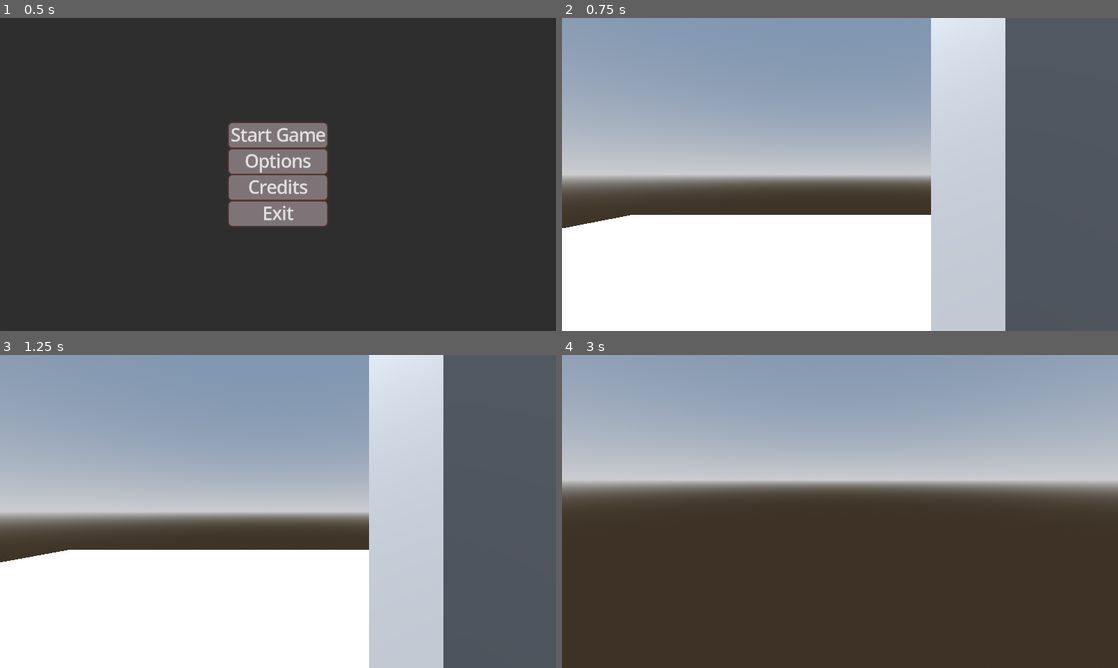
Above: before the commit, frames 1-4 (two rows, left to right).
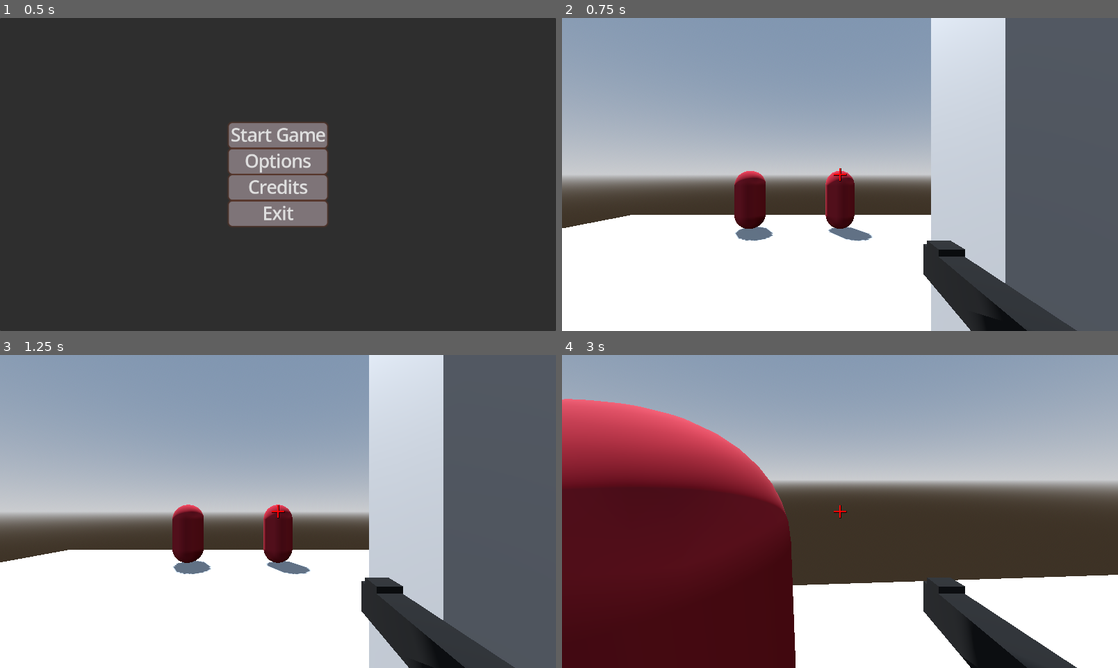
Above: after the commit, the same moments.

Repository: Redii9/Projekt_Gra_FPS
Game: Godot game, scene res://Scenes/menu.tscn
Same seed, same stepped clock (60 frames per second), same inputs: the game is played once before the commit and once after it.
Inputs (mouse positions are in pixels of both pictures, inside the frame that each line leads up to):
- Up to frame 1 (0.5 s): no input
- Up to frame 2 (0.75 s): click "Start Game" at 0.5 s
- Up to frame 3 (1.25 s): no input
- Up to frame 4 (3 s): tap Enter at 1.25 s; move the mouse to (867, 511) at 1.27 s; hold W (forward) from 1.28 s (still down); click (867, 511) at 1.35 s; tap Space (jump) at 1.52, 2.27 s; move the mouse to (812, 511) at 2.02 s; click (812, 511) at 2.1 s; move the mouse to (851, 505) at 2.77 s; click (851, 505) at 2.85 s

Frame 1 is identical in both runs. In frame 2, 6.0% of the frame differs, in the area x 31-93%, y 48-100%; in frame 3, 6.0%; in frame 4, 46%, in the area x 0-100%, y 14-100%.

Commit message:
Raycast
- Dodano raycasting
- Dodano obsługe strzału i mechanike pokonania wroga
- Dodano obiekt wroga
- Dodano obiekt broni

Diff:
--- /dev/null
+++ b/Scenes/enemy.tscn
@@ -0,0 +1,20 @@
+[gd_scene load_steps=5 format=3 uid="uid://bpnwh7rwbstoq"]
+
+[ext_resource type="Script" uid="uid://b7l38iw7ee0rh" path="res://Scripts/enemy.gd" id="1_hghv2"]
+
+[sub_resource type="StandardMaterial3D" id="StandardMaterial3D_hghv2"]
+albedo_color = Color(0.521269, 0, 0.122374, 1)
+
+[sub_resource type="CapsuleMesh" id="CapsuleMesh_1f0kj"]
+material = SubResource("StandardMaterial3D_hghv2")
+
+[sub_resource type="CapsuleShape3D" id="CapsuleShape3D_afpow"]
+
+[node name="Enemy" type="CharacterBody3D" groups=["enemy"]]
+script = ExtResource("1_hghv2")
+
+[node name="MeshInstance3D" type="MeshInstance3D" parent="."]
+mesh = SubResource("CapsuleMesh_1f0kj")
+
+[node name="CollisionShape3D" type="CollisionShape3D" parent="."]
+shape = SubResource("CapsuleShape3D_afpow")
--- /dev/null
+++ b/Scenes/gun.tscn
@@ -0,0 +1,20 @@
+[gd_scene load_steps=4 format=3 uid="uid://6akga4dvv420"]
+
+[sub_resource type="StandardMaterial3D" id="StandardMaterial3D_3dt2y"]
+albedo_color = Color(0, 0, 0, 1)
+
+[sub_resource type="BoxMesh" id="BoxMesh_3dt2y"]
+material = SubResource("StandardMaterial3D_3dt2y")
+
+[sub_resource type="BoxMesh" id="BoxMesh_nxj5y"]
+material = SubResource("StandardMaterial3D_3dt2y")
+
+[node name="Gun" type="Node3D"]
+
+[node name="MeshInstance3D" type="MeshInstance3D" parent="."]
+transform = Transform3D(0.0874328, 0, 0, 0, 0.117076, 0, 0, 0, 0.659857, 0, 0, 0)
+mesh = SubResource("BoxMesh_3dt2y")
+
+[node name="MeshInstance3D2" type="MeshInstance3D" parent="."]
+transform = Transform3D(0.0874328, 0, 0, 0, 0.117076, 0, 0, 0, 0.0901701, 0, 0.0250744, 0.251429)
+mesh = SubResource("BoxMesh_nxj5y")
--- a/Scenes/main.tscn
+++ b/Scenes/main.tscn
@@ -1,7 +1,8 @@
-[gd_scene load_steps=6 format=3 uid="uid://ny1bvo5piibq"]
+[gd_scene load_steps=7 format=3 uid="uid://ny1bvo5piibq"]
 
 [ext_resource type="Script" uid="uid://q85so3xnavo3" path="res://Scripts/main.gd" id="1_bo1nx"]
 [ext_resource type="PackedScene" uid="uid://dyldx3763b2h4" path="res://Scenes/player.tscn" id="1_jjgbg"]
+[ext_resource type="PackedScene" uid="uid://bpnwh7rwbstoq" path="res://Scenes/enemy.tscn" id="3_8gbba"]
 
 [sub_resource type="ProceduralSkyMaterial" id="ProceduralSkyMaterial_jjgbg"]
 sky_horizon_color = Color(0.662243, 0.671743, 0.686743, 1)
@@ -56,3 +57,9 @@
 
 [node name="Player" parent="." instance=ExtResource("1_jjgbg")]
 transform = Transform3D(1, 0, 0, 0, 1, 0, 0, 0, 1, 0, 1.75495, 0)
+
+[node name="Enemy" parent="." instance=ExtResource("3_8gbba")]
+transform = Transform3D(1, 0, 0, 0, 1, 0, 0, 0, 1, 0, 1.53517, -7.07452)
+
+[node name="Enemy2" parent="." instance=ExtResource("3_8gbba")]
+transform = Transform3D(1, 0, 0, 0, 1, 0, 0, 0, 1, -3.10257, 1.53517, -7.07452)
--- a/Scenes/player.tscn
+++ b/Scenes/player.tscn
@@ -1,6 +1,9 @@
-[gd_scene load_steps=4 format=3 uid="uid://dyldx3763b2h4"]
+[gd_scene load_steps=7 format=3 uid="uid://dyldx3763b2h4"]
 
 [ext_resource type="Script" uid="uid://bdowhiohvpsm8" path="res://Scripts/player.gd" id="1_v0iea"]
+[ext_resource type="PackedScene" uid="uid://6akga4dvv420" path="res://Scenes/gun.tscn" id="2_cvnsp"]
+[ext_resource type="PackedScene" uid="uid://cesf3fgh20ar0" path="res://Scenes/raycast.tscn" id="3_6t5aa"]
+[ext_resource type="Texture2D" uid="uid://bfwiudi2kocvx" path="res://Assets/UI/celowniczek.png" id="4_vgqql"]
 
 [sub_resource type="CapsuleMesh" id="CapsuleMesh_f60y1"]
 
@@ -19,3 +22,30 @@
 transform = Transform3D(1, 0, 0, 0, 1, 0, 0, 0, 1, 0, 0.800268, 0)
 
 [node name="Camera3D" type="Camera3D" parent="Head"]
+
+[node name="Gun" parent="Head/Camera3D" instance=ExtResource("2_cvnsp")]
+transform = Transform3D(-1, 0, -8.74228e-08, 0, 1, 0, 8.74228e-08, 0, -1, 0.371287, -0.331999, -0.471128)
+
+[node name="Raycast" parent="Head/Camera3D" instance=ExtResource("3_6t5aa")]
+transform = Transform3D(1, 0, 0, 0, 1, 0, 0, 0, 1, 0, 0, -1.47737)
+
+[node name="Control" type="Control" parent="Head/Camera3D"]
+layout_mode = 3
+anchors_preset = 8
+anchor_left = 0.5
+anchor_top = 0.5
+anchor_right = 0.5
+anchor_bottom = 0.5
+offset_left = -20.0
+offset_top = -20.0
+offset_right = 20.0
+offset_bottom = 20.0
+grow_horizontal = 2
+grow_vertical = 2
+
+[node name="TextureRect" type="TextureRect" parent="Head/Camera3D/Control"]
+layout_mode = 0
+offset_right = 40.0
+offset_bottom = 40.0
+texture = ExtResource("4_vgqql")
+expand_mode = 1
--- /dev/null
+++ b/Scenes/raycast.tscn
@@ -0,0 +1,10 @@
+[gd_scene load_steps=2 format=3 uid="uid://cesf3fgh20ar0"]
+
+[ext_resource type="Script" uid="uid://s24lnuo6wkge" path="res://Scripts/shoot.gd" id="1_y8ltg"]
+
+[node name="Raycast" type="Node3D" node_paths=PackedStringArray("raycast")]
+script = ExtResource("1_y8ltg")
+raycast = NodePath("RayCast3D")
+
+[node name="RayCast3D" type="RayCast3D" parent="."]
+target_position = Vector3(0, 0, 1)
--- /dev/null
+++ b/Scripts/enemy.gd
@@ -0,0 +1,9 @@
+extends CharacterBody3D
+
+var health: int = 20
+
+func take_damage(damage: int) -> void:
+	health -= damage
+	print("took damage")
+	if health <= 0:
+		queue_free()
--- /dev/null
+++ b/Scripts/shoot.gd
@@ -0,0 +1,34 @@
+extends Node3D
+
+@export var damage: int = 10
+@export var fire_rate: float = 0.5
+@export var max_distance: float = 100.0
+
+var can_shoot: bool = true
+
+@export var raycast: RayCast3D
+
+func _ready() -> void:
+	raycast.target_position = Vector3(0, 0, -max_distance)
+
+
+func _process(_delta: float) -> void:
+	if Input.is_action_just_pressed("shoot") and can_shoot:
+		shoot()
+
+
+func shoot() -> void:
+	if !can_shoot:
+		return
+
+	print("shooted")
+	if raycast.is_colliding():
+		var target = raycast.get_collider()
+		print("Collided with: ", target.name)
+		if target.is_in_group("enemy"):
+			print("collided")
+			target.take_damage(damage)
+
+	can_shoot = false
+	await get_tree().create_timer(fire_rate).timeout
+	can_shoot = true
--- a/project.godot
+++ b/project.godot
@@ -30,6 +30,10 @@
 "res://Scenes/": "green",
 "res://Scripts/": "teal"
 }
+
+[global_group]
+
+enemy=""
 
 [gui]
 
@@ -67,6 +71,11 @@
 "events": [Object(InputEventKey,"resource_local_to_scene":false,"resource_name":"","device":-1,"window_id":0,"alt_press …(195 unchanged characters)…
 ]
 }
+shoot={
+"deadzone": 0.2,
+"events": [Object(InputEventMouseButton,"resource_local_to_scene":false,"resource_name":"","device":-1,"window_id":0,"alt_pressed":false,"shift_pressed":false,"ctrl_pressed":false,"meta_pressed":false,"button_mask":1,"position":Vector2(116, 22),"global_position":Vector2(125, 70),"factor":1.0,"button_index":1,"canceled":false,"pressed":true,"double_click":false,"script":null)
+]
+}
 
 [rendering]
 
Binary file added: Assets/UI/celowniczek.png
Not shown, added: Assets/UI/celowniczek.png.import
Not shown, added: Scripts/enemy.gd.uid
Not shown, added: Scripts/shoot.gd.uid
